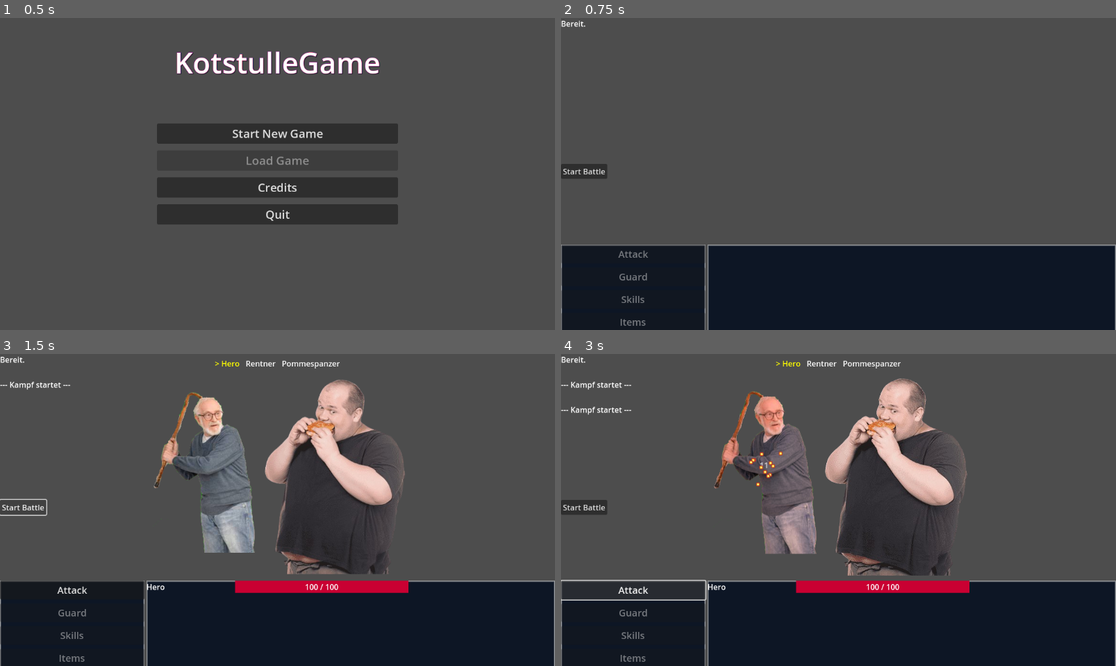
Above: before the commit, frames 1-4 (two rows, left to right).
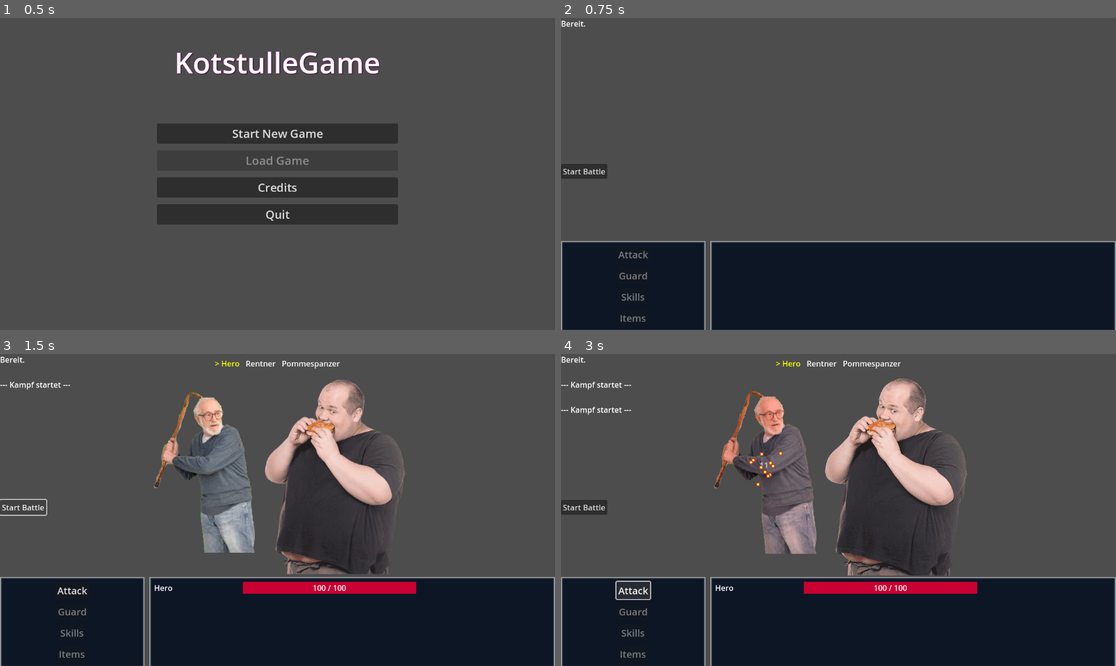
Above: after the commit, the same moments.

Repository: Marv0407/kotstulle-game
Game: Godot game, scene res://scenes/control.tscn
Same seed, same stepped clock (60 frames per second), same inputs: the game is played once before the commit and once after it.
Inputs:
- Up to frame 1 (0.5 s): no input
- Up to frame 2 (0.75 s): click "Start New Game" at 0.5 s
- Up to frame 3 (1.5 s): click "Start Battle" at 1.25 s
- Up to frame 4 (3 s): click "Start Battle" at 2 s; click "Attack" at 2.75 s

Frame 1 is identical in both runs. In frame 2, 2.1% of the frame differs, in the area x 0-100%, y 71-100%; in frame 3, 2.5%; in frame 4, 3.7%.

Commit message:
Update BattleTest.tscn

Diff:
--- a/scenes/BattleTest.tscn
+++ b/scenes/BattleTest.tscn
@@ -11,19 +11,27 @@
 [ext_resource type="Texture2D" uid="uid://c15f56jyfo8js" path="res://ressources/sprites/fire1.png" id="7_smx2l"]
 
 [sub_resource type="StyleBoxFlat" id="StyleBoxFlat_766wr"]
+content_margin_left = 10.0
+content_margin_top = 10.0
+content_margin_right = 10.0
+content_margin_bottom = 10.0
 bg_color = Color(0.050980393, 0.08627451, 0.14509805, 1)
-border_width_left = 3
-border_width_top = 3
-border_width_right = 3
-border_width_bottom = 3
+border_width_left = 4
+border_width_top = 4
+border_width_right = 4
+border_width_bottom = 4
 border_blend = true
 
 [sub_resource type="StyleBoxFlat" id="StyleBoxFlat_2aica"]
+content_margin_left = 10.0
+content_margin_top = 10.0
+content_margin_right = 10.0
+content_margin_bottom = 10.0
 bg_color = Color(0.050980393, 0.08627451, 0.14509805, 1)
-border_width_left = 3
-border_width_top = 3
-border_width_right = 3
-border_width_bottom = 3
+border_width_left = 4
+border_width_top = 4
+border_width_right = 4
+border_width_bottom = 4
 border_blend = true
 
 [sub_resource type="Curve" id="Curve_5txia"]
@@ -69,40 +77,41 @@
 offset_bottom = 3.0
 grow_horizontal = 2
 grow_vertical = 0
+theme_override_constants/separation = 10
+alignment = 1
 
 [node name="ActionsContainer" type="VBoxContainer" parent="DebugUI/CanvasLayer/PartyMenuContainer"]
 custom_minimum_size = Vector2(300, 0)
 layout_mode = 2
 alignment = 1
 
-[node name="ColorRect" type="Panel" parent="DebugUI/CanvasLayer/PartyMenuContainer/ActionsContainer"]
+[node name="ColorRect" type="PanelContainer" parent="DebugUI/CanvasLayer/PartyMenuContainer/ActionsContainer"]
 layout_mode = 2
 size_flags_vertical = 3
 theme_override_styles/panel = SubResource("StyleBoxFlat_766wr")
 
 [node name="VBoxContainer" type="VBoxContainer" parent="DebugUI/CanvasLayer/PartyMenuContainer/ActionsContainer/ColorRect"]
-layout_mode = 0
-offset_right = 300.0
-offset_bottom = 180.0
+layout_mode = 2
 theme_override_constants/separation = 8
 alignment = 1
 
 [node name="AttackBtn" type="Button" parent="DebugUI/CanvasLayer/PartyMenuContainer/ActionsContainer/ColorRect/VBoxContainer"]
 layout_mode = 2
-size_flags_vertical = 3
+size_flags_horizontal = 4
 theme_override_font_sizes/font_size = 20
 disabled = true
 text = "Attack"
 
 [node name="GuardBtn" type="Button" parent="DebugUI/CanvasLayer/PartyMenuContainer/ActionsContainer/ColorRect/VBoxContainer"]
 layout_mode = 2
-size_flags_vertical = 3
+size_flags_horizontal = 4
 theme_override_font_sizes/font_size = 20
 disabled = true
 text = "Guard"
 
 [node name="SkillsBtn" type="Button" parent="DebugUI/CanvasLayer/PartyMenuContainer/ActionsContainer/ColorRect/VBoxContainer"]
 layout_mode = 2
+size_flags_horizontal = 4
 size_flags_vertical = 3
 theme_override_font_sizes/font_size = 20
 disabled = true
@@ -110,22 +119,22 @@
 
 [node name="ItemBtn" type="Button" parent="DebugUI/CanvasLayer/PartyMenuContainer/ActionsContainer/ColorRect/VBoxContainer"]
 layout_mode = 2
+size_flags_horizontal = 4
 size_flags_vertical = 3
 theme_override_font_sizes/font_size = 20
 disabled = true
 text = "Items"
 
-[node name="ColorRect" type="Panel" parent="DebugUI/CanvasLayer/PartyMenuContainer"]
+[node name="ColorRect" type="PanelContainer" parent="DebugUI/CanvasLayer/PartyMenuContainer"]
 layout_mode = 2
 size_flags_horizontal = 3
 size_flags_vertical = 3
 theme_override_styles/panel = SubResource("StyleBoxFlat_2aica")
 
 [node name="PartyHUDContainer" type="VBoxContainer" parent="DebugUI/CanvasLayer/PartyMenuContainer/ColorRect"]
-layout_mode = 0
-offset_right = 844.0
-offset_bottom = 180.0
+layout_mode = 2
 size_flags_horizontal = 3
+theme_override_constants/separation = 8
 script = ExtResource("6_smx2l")
 party_member_ui_scene = ExtResource("7_5txia")
 
